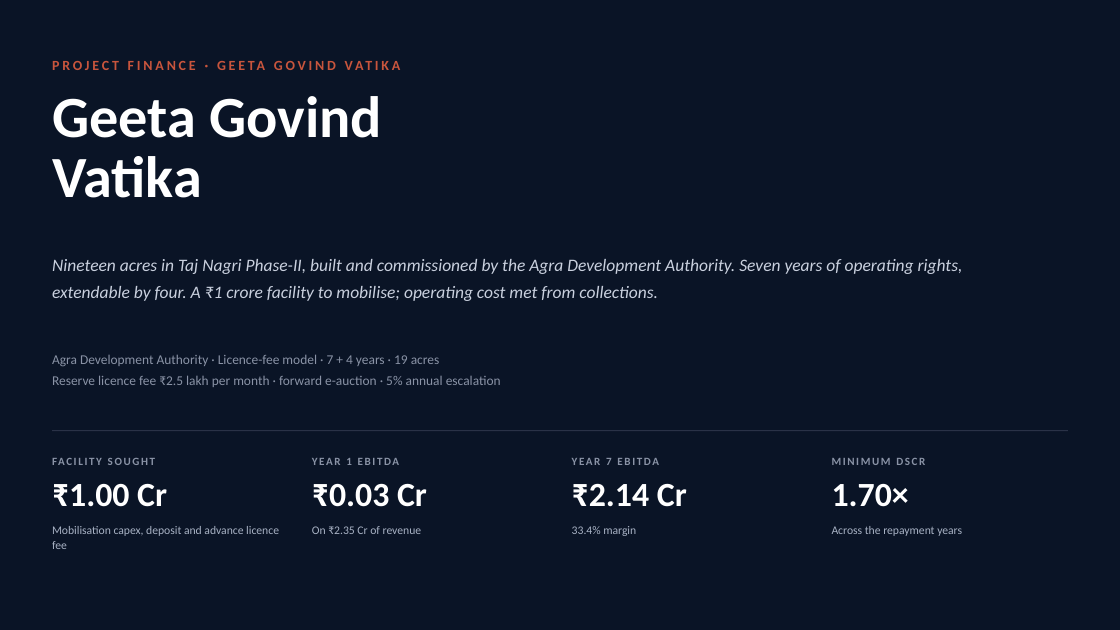
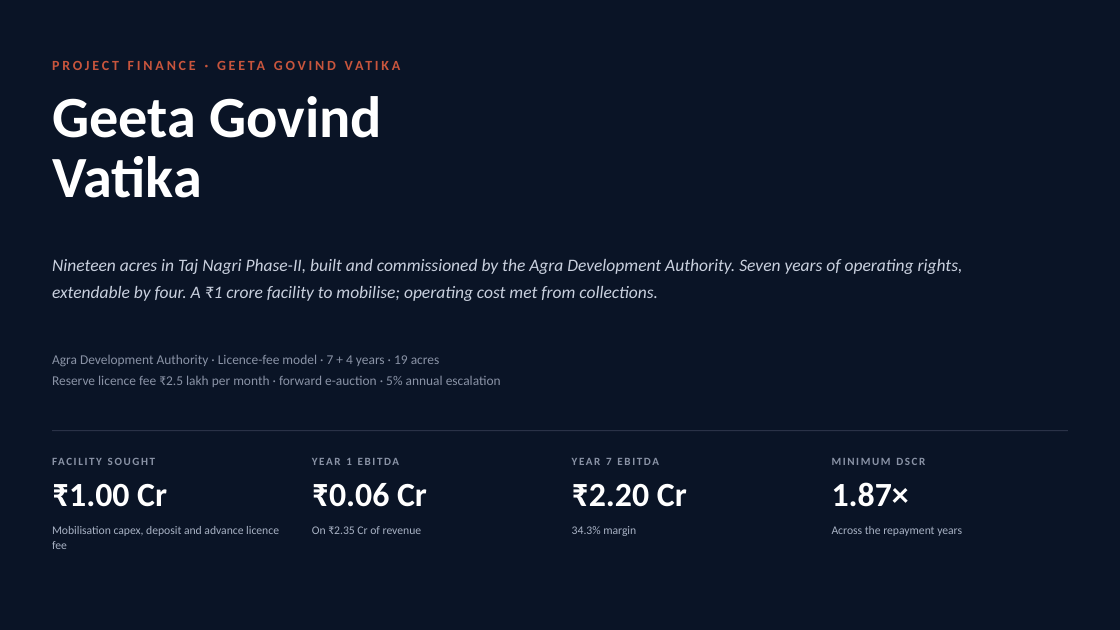
Before and after one commit to eodcfo/vappl-deck, a slide deck: slide 1 of pptx/EOD-Geeta-Govind-Vatika-Project-Finance.pptx. Drawn at 1120x630 pixels with LibreOffice and Linux fonts; fonts in the diff are those of the drawing. Boxes give left, top, right and bottom in pixels: in the first picture for what was removed or moved away, otherwise in the second. Text is boxed around its words. In the diff, an @@ line names an element or a change of style, - is before the commit and + after.

```diff
--- a/pptx/EOD-Geeta-Govind-Vatika-Project-Finance.pptx
+++ b/pptx/EOD-Geeta-Govind-Vatika-Project-Finance.pptx
@@ text at <box>312,483,427,507</box>: text changed @@
-₹0.03 Cr
+₹0.06 Cr
@@ text at <box>572,484,687,507</box>: text changed @@
-₹2.14 Cr
+₹2.20 Cr
@@ text at <box>832,482,909,507</box>: text changed @@
-1.70×
+1.87×
@@ text at <box>572,526,636,536</box>: text changed @@
-33.4% margin
+34.3% margin
```
Also in this commit, not shown: 6 other slides changed, 17 other files.
